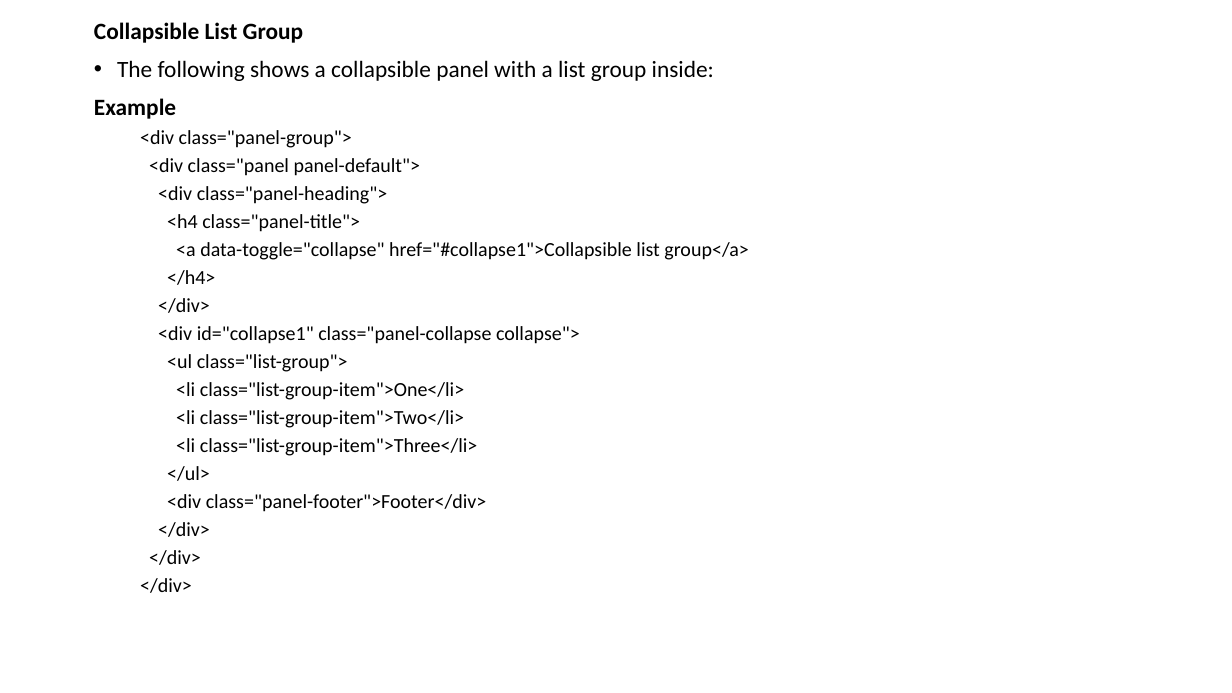
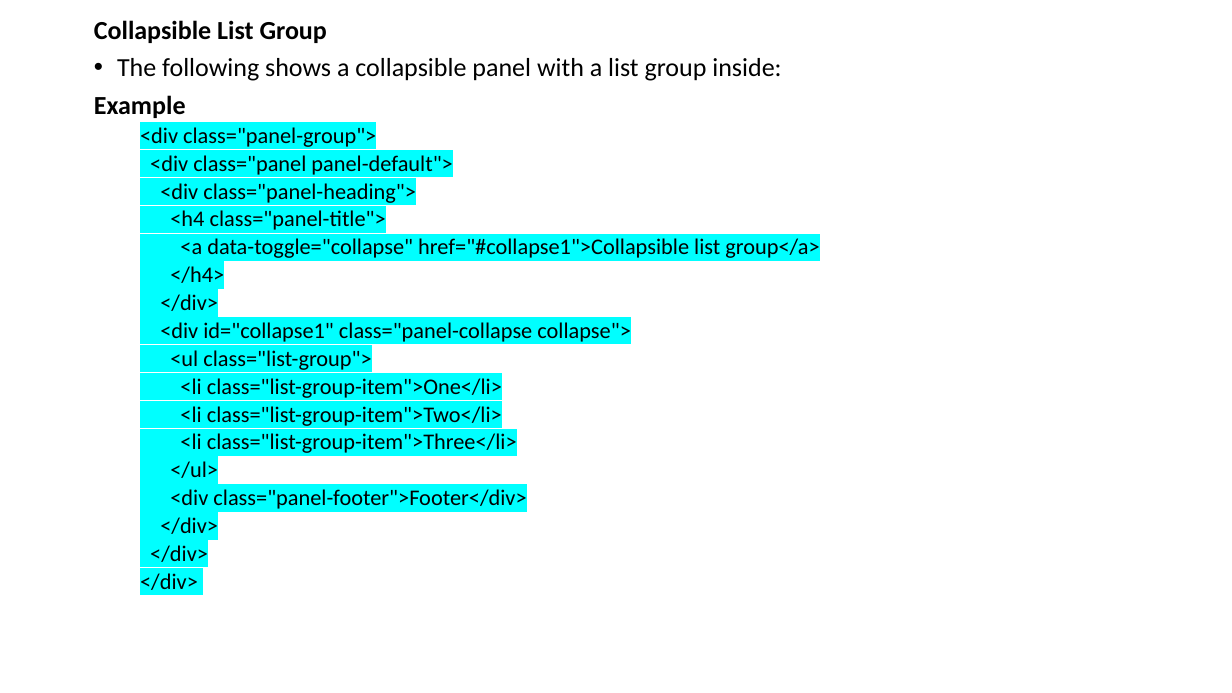
Before and after one commit to Khushi130404/Web-Lab, a slide deck: slide 55 of bwp_study/Bootstrap.pptx. Drawn at 1232x693 pixels with LibreOffice and Linux fonts; fonts in the diff are those of the drawing. Boxes give left, top, right and bottom in pixels: in the first picture for what was removed or moved away, otherwise in the second. Text is boxed around its words. In the diff, an @@ line names an element or a change of style, - is before the commit and + after.

```diff
--- a/bwp_study/Bootstrap.pptx
+++ b/bwp_study/Bootstrap.pptx
@@ text "Collapsible List Group" at (94, 20, 819, 590): size 18.2 to 20.3 pt in "Collapsible List Group", "The following shows a collapsible panel with ...", "Example"; size 15.6 to 17.4 pt, highlight none to #00FFFF in "<div class="panel-group">", "<div class="panel panel-default">", "<div class="panel-heading">", "<h4 class="panel-title">" and 13 more places; line spacing 0.9 to 0.8 @@
```
Also in this commit, not shown: 4 other slides changed, 6 other files.
